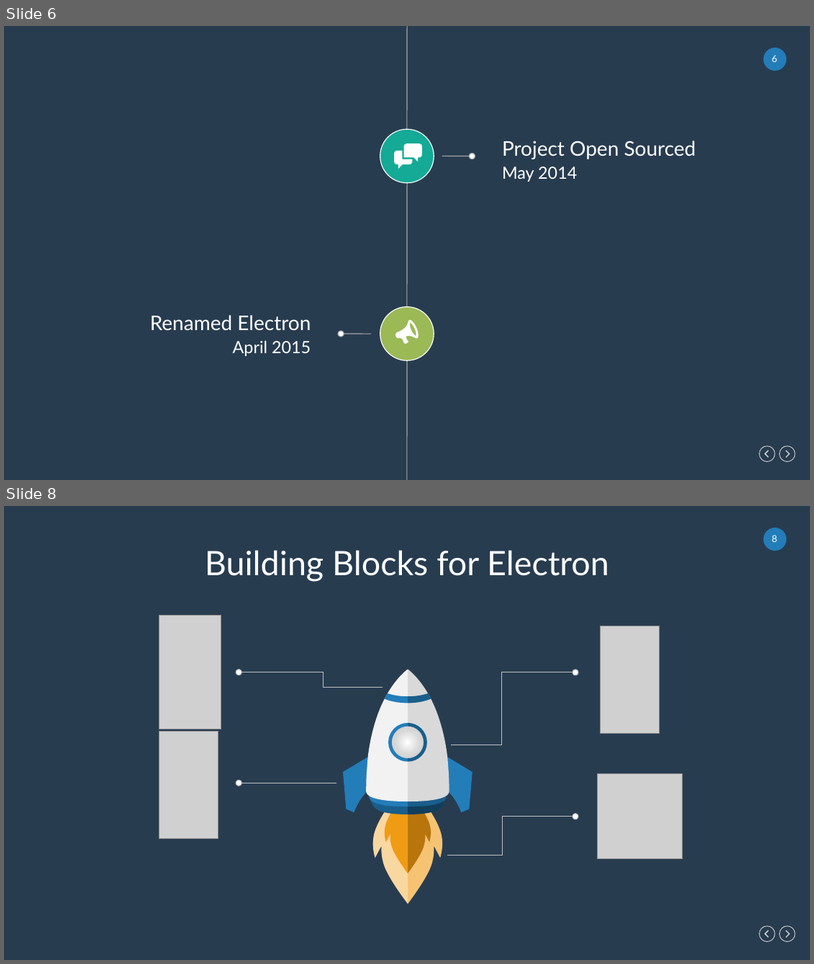
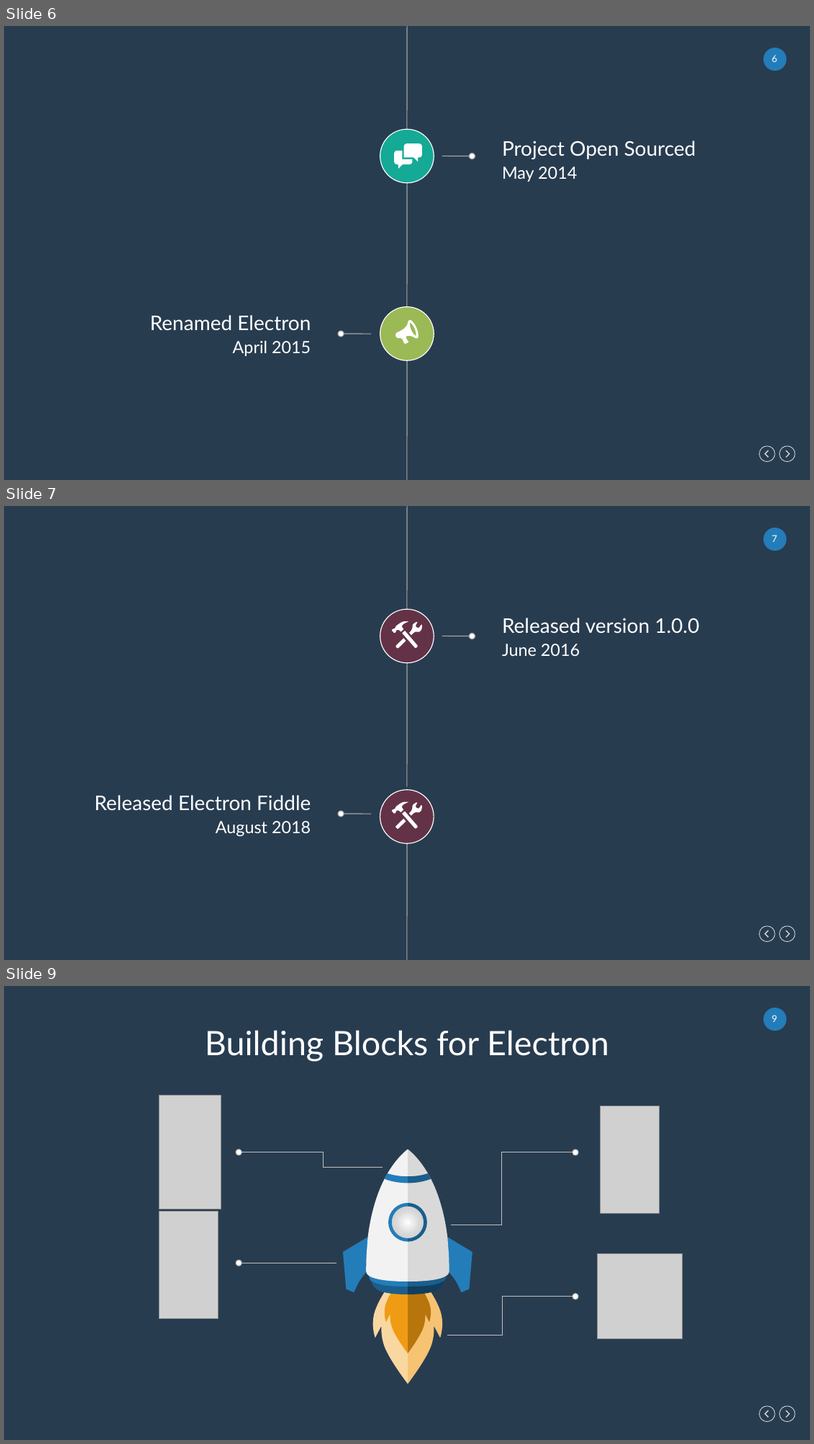
Before and after one commit to cwoodruff/electron_demos, a slide deck: Electron Desktop Development for Web Developers.pptx. Shown one above the other, each under a label of ours: slides 6 and 8 before the commit, slides 6, 7 and 9 after it; the slides between them are not shown. The pictures are 814x964 and 814x1444 pixels, drawn with LibreOffice and Linux fonts; fonts in the diff are those of the drawing; grey boxes stand for pictures. Boxes give left, top, right and bottom in pixels: in the first picture for what was removed or moved away, otherwise in the second. Text is boxed around its words. In the diff, an @@ line names an element or a change of style, - is before the commit and + after.

```diff
--- a/Electron Desktop Development for Web Developers.pptx
+++ b/Electron Desktop Development for Web Developers.pptx
@@ slide 7 added at [4,506,810,960], background #283C50; not listed: 6 template elements that a slide beside it also shows @@
@@ line added from (407, 506) to (407, 610), #A6A6A6 1 pt @@
@@ ellipse added at [381,609,434,663], fill #643246, outline #FFFFFF 1 pt @@
@@ freeform shape added at [392,621,422,649], fill #FFFFFF @@
@@ ellipse added at [469,633,476,639], fill #FFFFFF, outline #A6A6A6 1 pt @@
@@ text added at [502,618,700,633], 24 pt, text #FFFFFF @@
+Released version 1.0.0
@@ line added from (442, 636) to (469, 636), #A6A6A6 1 pt @@
@@ text added at [502,644,580,656], 20 pt, text #FFFFFF @@
+June 2016
@@ line added from (407, 663) to (407, 787), #A6A6A6 1 pt @@
@@ text added at [95,795,311,810], 24 pt, text #FFFFFF @@
+Released Electron Fiddle
@@ ellipse added at [381,790,434,844], fill #643246, outline #FFFFFF 1 pt @@
@@ freeform shape added at [392,802,422,829], fill #FFFFFF @@
@@ text added at [216,821,311,836], 20 pt, text #FFFFFF @@
+August 2018
@@ ellipse added at [338,811,344,817], fill #FFFFFF, outline #A6A6A6 1 pt @@
@@ line added from (371, 813) to (344, 813), #A6A6A6 1 pt @@
@@ line added from (407, 841) to (407, 960), #A6A6A6 1 pt @@
@@ what was slide 8 is now slide 9 @@
@@ page number at [772,1015,778,1022]: text changed @@
-8
+9
```
Also in this commit, not shown: 8 slides changed.
